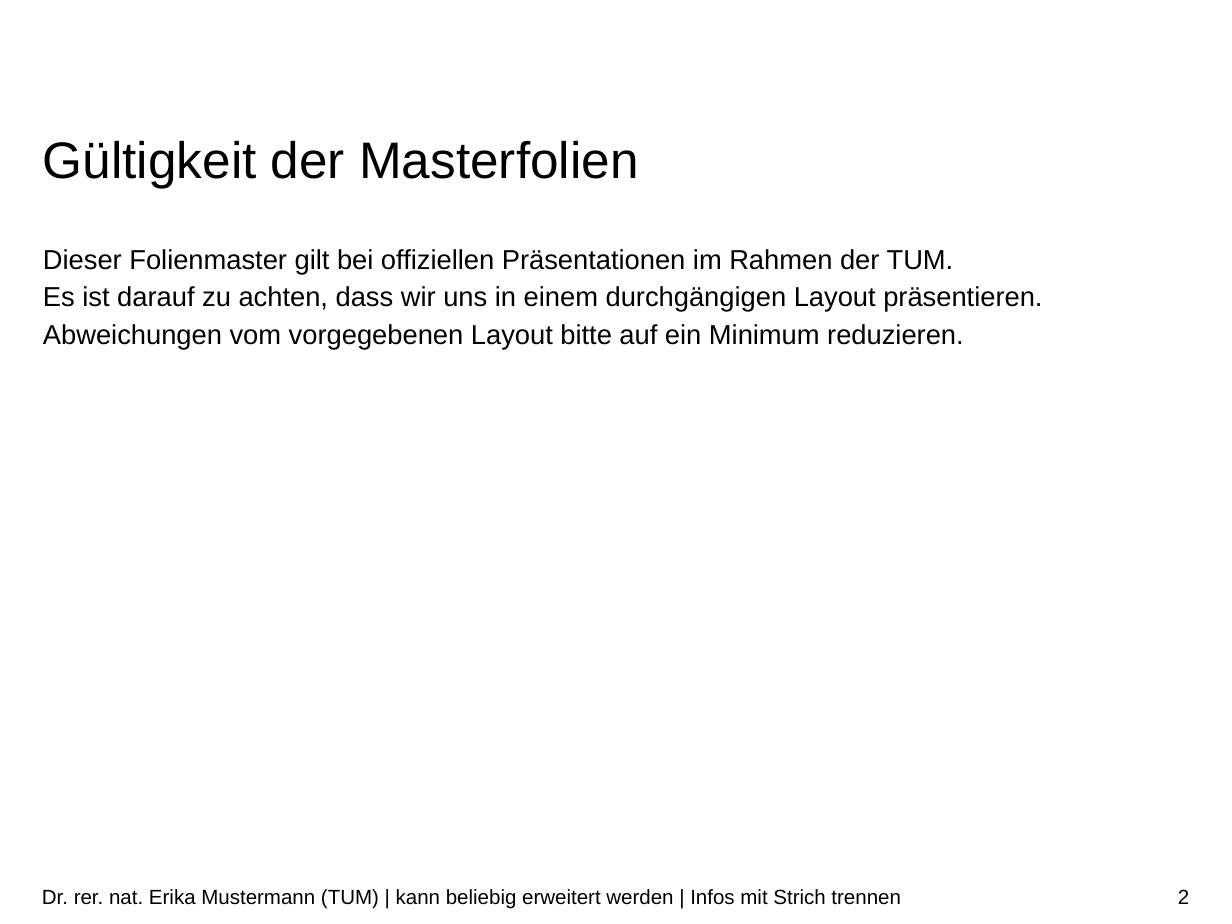
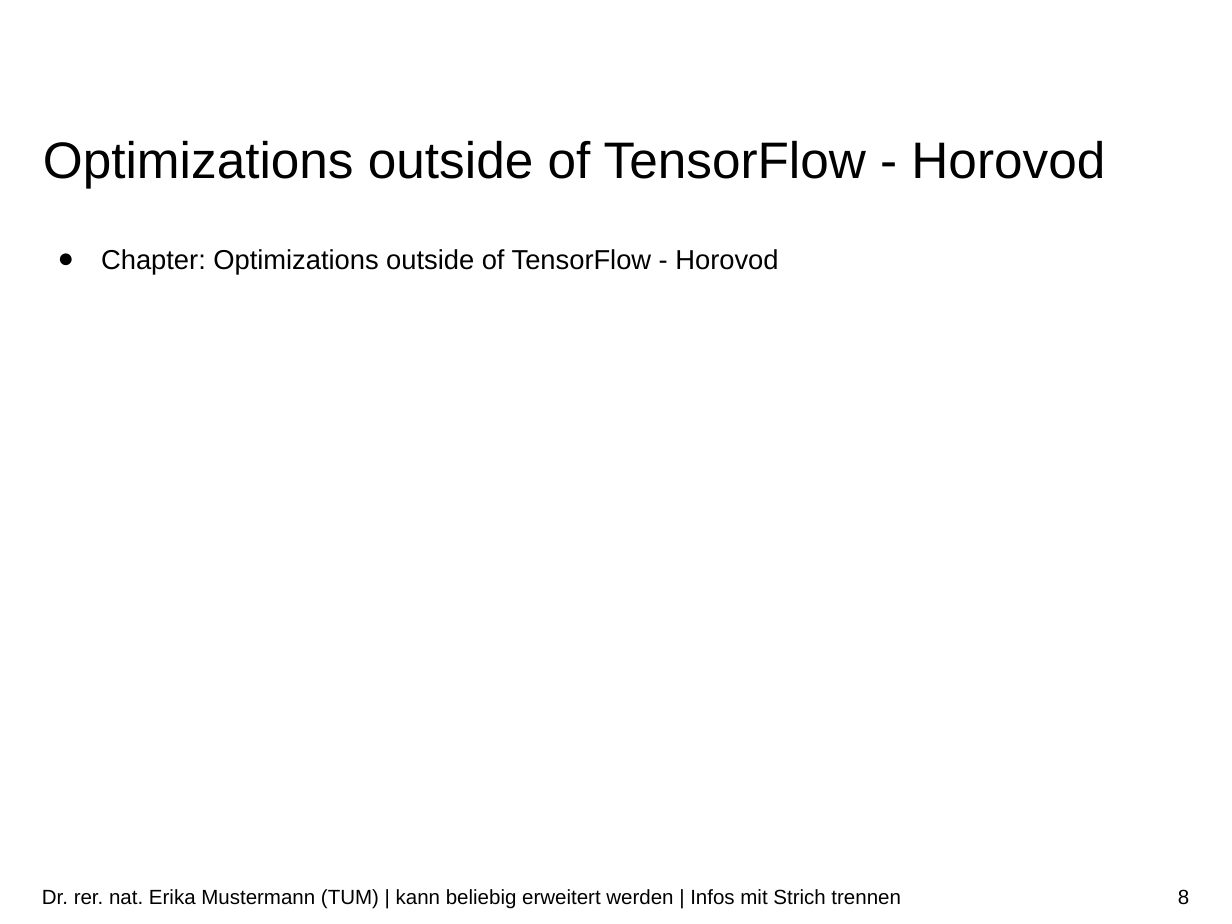
Before and after one commit to ekm01/EPHPC, a slide deck: slide 8 of Presentation/EPHPC_Presentation.odp (slide 2 before the commit). Drawn at 1232x924 pixels with LibreOffice and Linux fonts; fonts in the diff are those of the drawing; background and template pictures are left out. Boxes give left, top, right and bottom in pixels: in the first picture for what was removed or moved away, otherwise in the second. Text is boxed around its words. In the diff, an @@ line names an element or a change of style, - is before the commit and + after.

```diff
--- a/Presentation/EPHPC_Presentation.odp
+++ b/Presentation/EPHPC_Presentation.odp
@@ title at [43, 140, 1105, 188]: text changed @@
-Gültigkeit der Masterfolien
+Optimizations outside of TensorFlow - Horovod
@@ text at [101, 249, 778, 275]: text changed @@
-Dieser Folienmaster gilt bei offiziellen Präsentationen im Rahmen der TUM.
-Es ist darauf zu achten, dass wir uns in einem durchgängigen Layout präsentieren.
-Abweichungen vom vorgegebenen Layout bitte auf ein Minimum reduzieren.
+● Chapter: Optimizations outside of TensorFlow - Horovod
@@ page number at [1178, 889, 1189, 905]: text changed @@
-2
+8
```
Also in this commit, not shown: 6 other slides changed, 12 slides removed, 1 other file.
